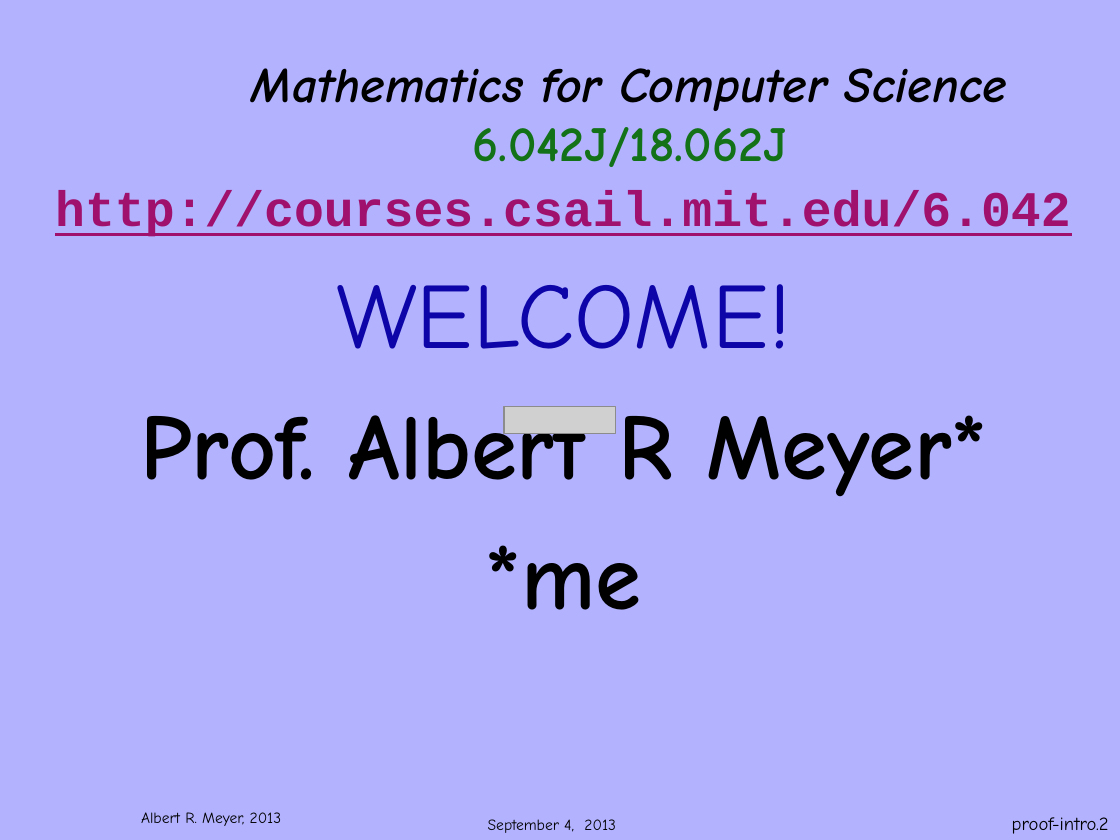
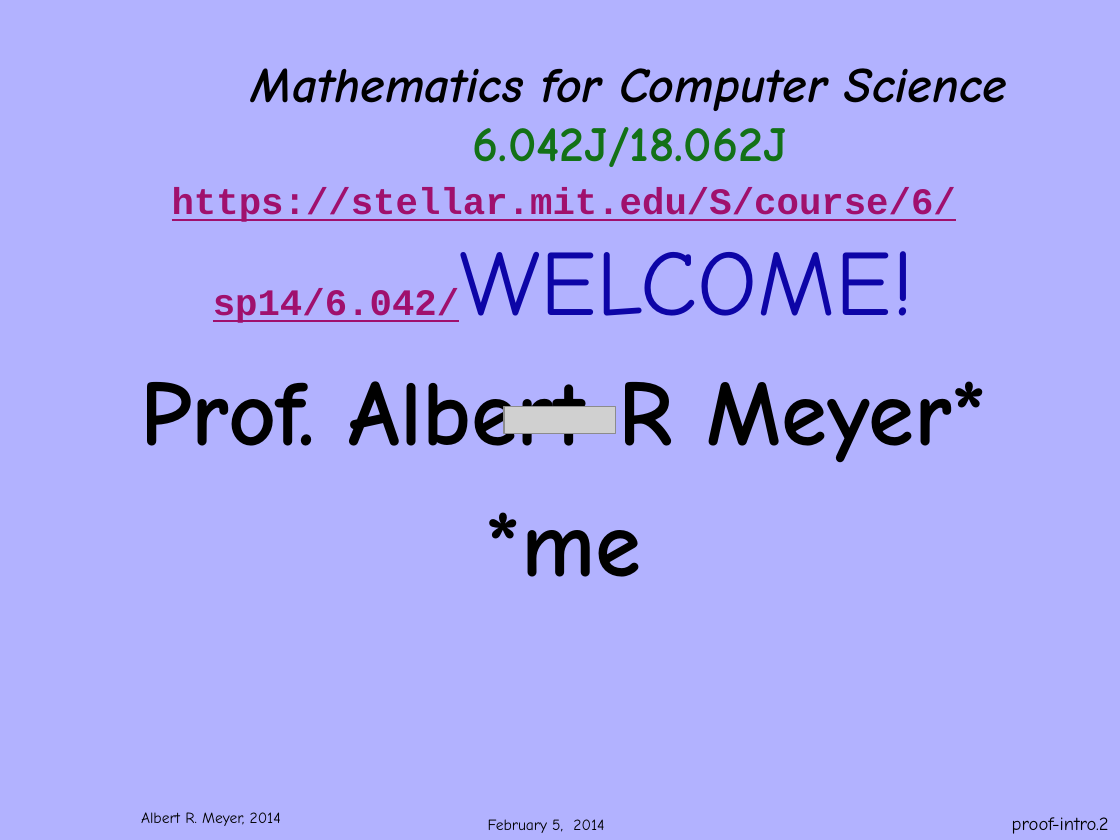
Before and after one commit to armeyer/mcs_web, a slide deck: slide 2 of spring14/slidesS14/6042S14welcome.pptx. Drawn at 1120x840 pixels with LibreOffice and Linux fonts; fonts in the diff are those of the drawing; grey boxes stand for pictures; background and template pictures are left out. Boxes give left, top, right and bottom in pixels: in the first picture for what was removed or moved away, otherwise in the second. Text is boxed around its words. In the diff, an @@ line names an element or a change of style, - is before the commit and + after.

```diff
--- a/spring14/slidesS14/6042S14welcome.pptx
+++ b/spring14/slidesS14/6042S14welcome.pptx
@@ subtitle at (x1=172, y1=187, x2=956, y2=316): text changed; size 32 to 24 pt @@
-http://courses.csail.mit.edu/6.042
-WELCOME!
+https://stellar.mit.edu/S/course/6/sp14/6.042/WELCOME!
@@ text at (x1=141, y1=812, x2=281, y2=826): text changed @@
-Albert R. Meyer, 2013
+Albert R. Meyer, 2014
@@ text at (x1=488, y1=819, x2=604, y2=833): text changed @@
-September 4, 2013
+February 5, 2014
```
Also in this commit, not shown: 32 other slides changed, 2 other files.
